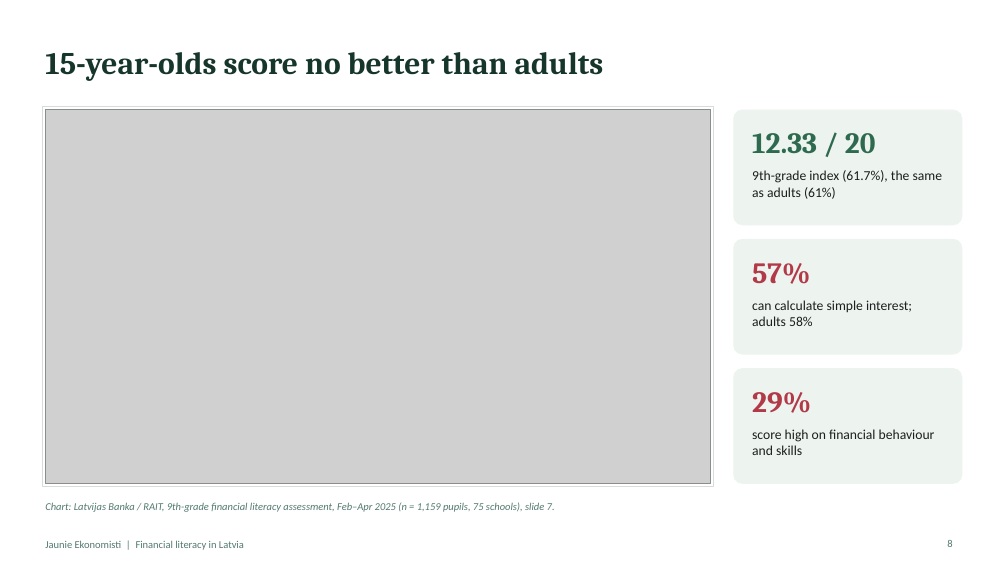
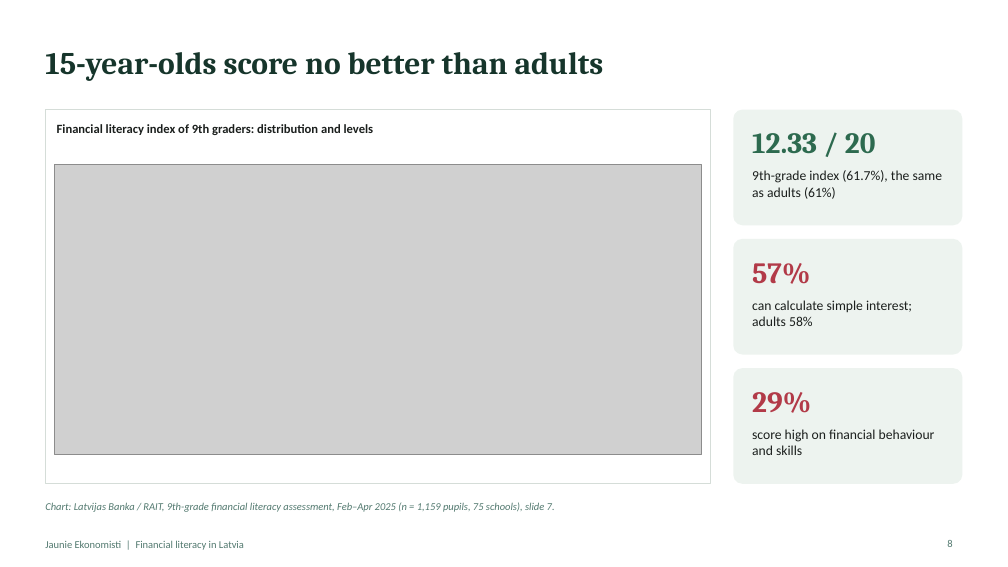
Before and after one commit to ArtisLV890/Elective-Impact-Making-for-the-Competitiveness-and-Data-Driven-Decisions-2026-2027, a slide deck: slide 8 of financial-literacy/presentation/Financial literacy in Latvia - presentation.pptx. Drawn at 1008x567 pixels with LibreOffice and Linux fonts; fonts in the diff are those of the drawing; grey boxes stand for pictures. Boxes give left, top, right and bottom in pixels: in the first picture for what was removed or moved away, otherwise in the second. Text is boxed around its words. In the diff, an @@ line names an element or a change of style, - is before the commit and + after.

```diff
--- a/financial-literacy/presentation/Financial literacy in Latvia - presentation.pptx
+++ b/financial-literacy/presentation/Financial literacy in Latvia - presentation.pptx
@@ text added at [57,124,374,135], 12 pt, text #1B1F1D, bold @@
+Financial literacy index of 9th graders: distribution and levels
@@ picture: place and size @@
-picture at [45,110,711,484]
+picture at [54,165,702,455]
```
Also in this commit, not shown: 8 other slides changed, 20 other files.
